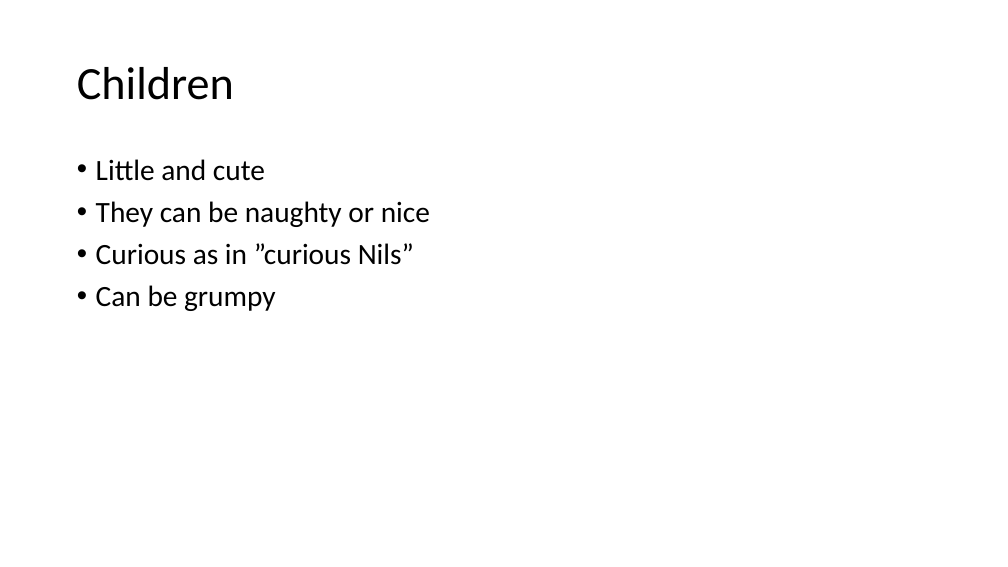
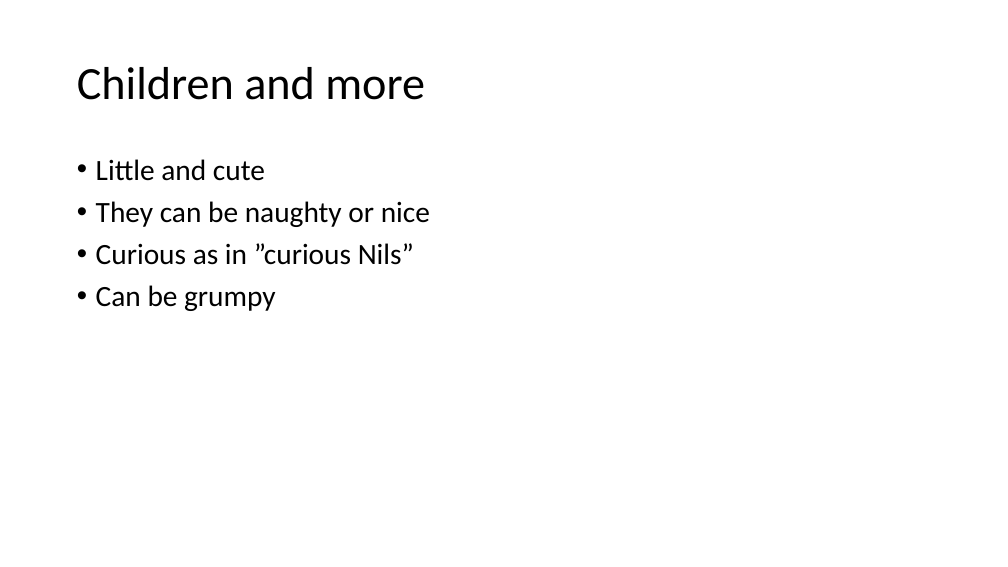
Before and after one commit to eivrei/feedy, a slide deck: slide 3 of server/temp/test_1.pptx. Drawn at 1008x567 pixels with LibreOffice and Linux fonts; fonts in the diff are those of the drawing. Boxes give left, top, right and bottom in pixels: in the first picture for what was removed or moved away, otherwise in the second. Text is boxed around its words. In the diff, an @@ line names an element or a change of style, - is before the commit and + after.

```diff
--- a/server/temp/test_1.pptx
+++ b/server/temp/test_1.pptx
@@ title at (x1=77, y1=67, x2=425, y2=100): text changed @@
-Children
+Children and more
```
Also in this commit, not shown: 5 other files.
